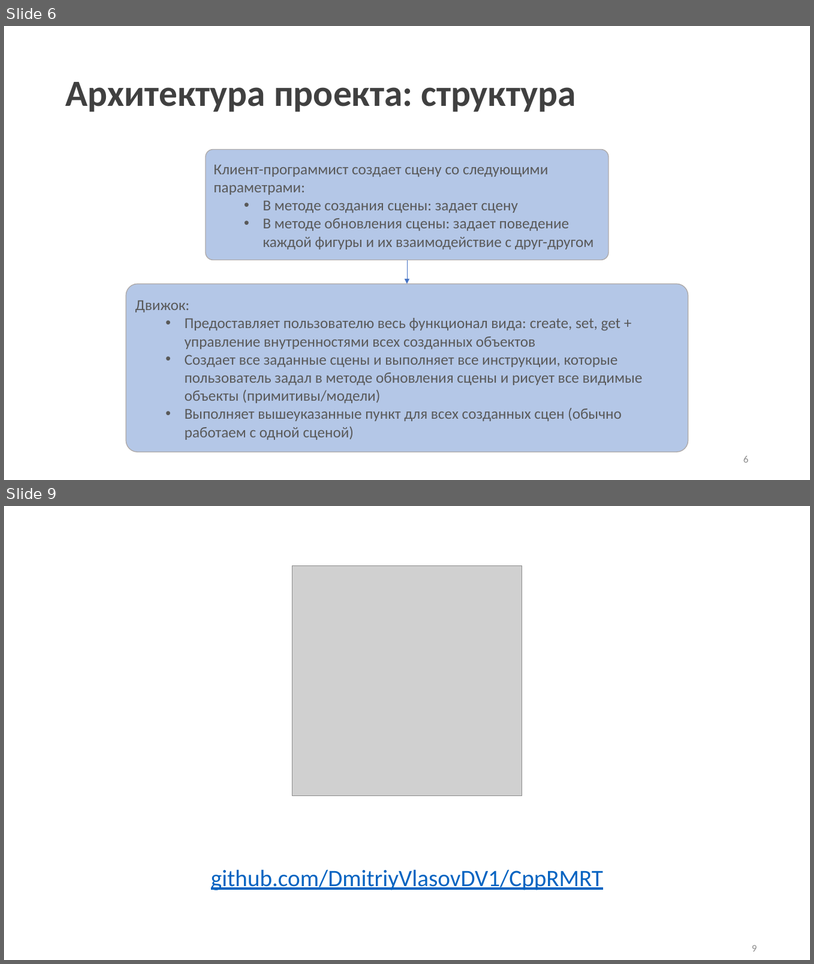
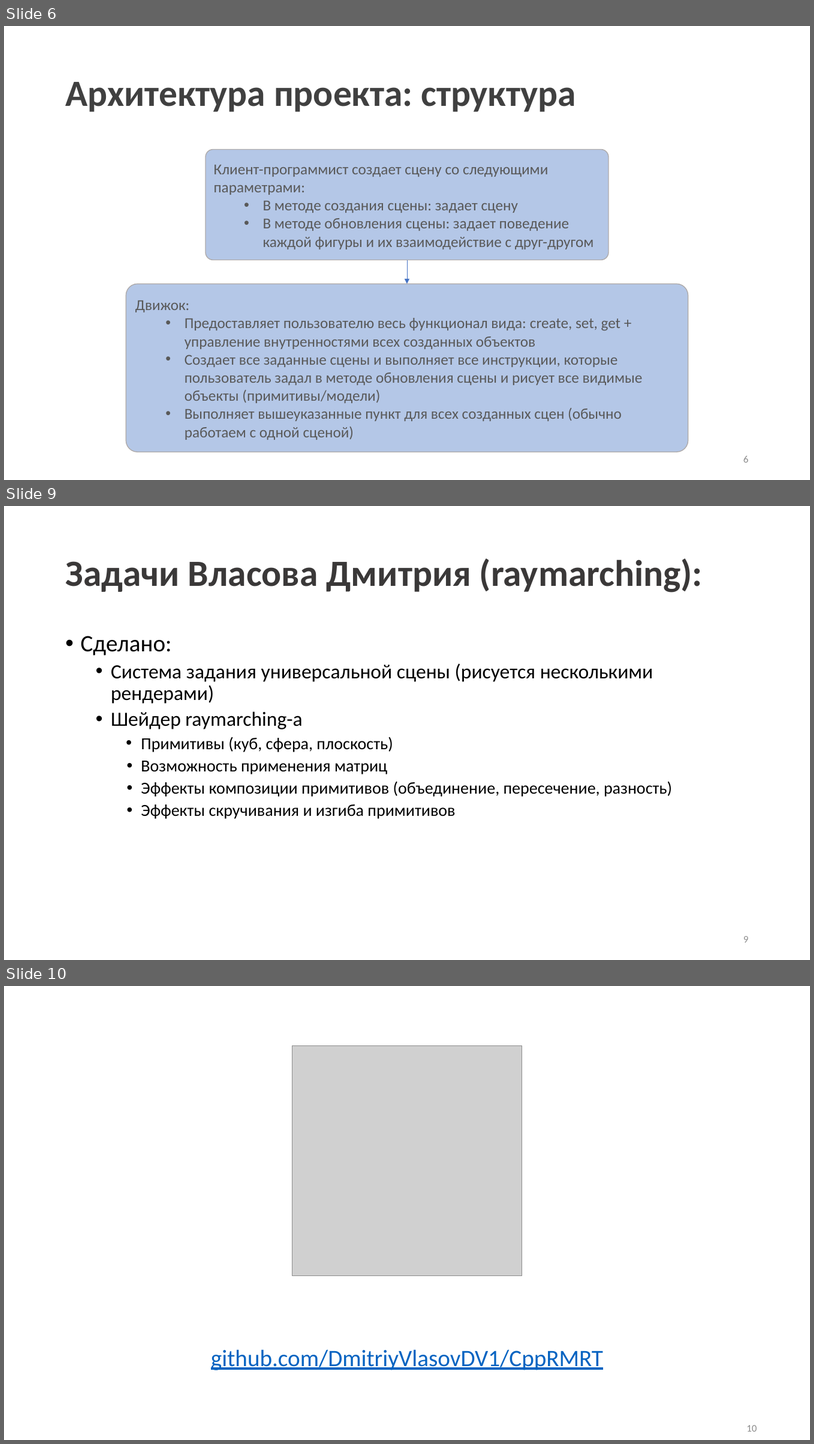
Before and after one commit to DmitriyVlasovDV1/CppRMRT, a slide deck: doc/presentation.pptx. Shown one above the other, each under a label of ours: slides 6 and 9 before the commit, slides 6, 9 and 10 after it; the slides between them are not shown. The pictures are 814x964 and 814x1444 pixels, drawn with LibreOffice and Linux fonts; fonts in the diff are those of the drawing; grey boxes stand for pictures. Boxes give left, top, right and bottom in pixels: in the first picture for what was removed or moved away, otherwise in the second. Text is boxed around its words. In the diff, an @@ line names an element or a change of style, - is before the commit and + after.

Commit message:
fix: presentation

```diff
--- a/doc/presentation.pptx
+++ b/doc/presentation.pptx
@@ slide 9 added at [4, 506, 810, 960], background #FFFFFF @@
@@ title added at [65, 558, 703, 592], 44 pt, text #3A3838, bold @@
+Задачи Власова Дмитрия (raymarching):
@@ text added at [81, 636, 672, 819], 20 pt, text #000000 @@
+• Сделано:
+  • Система задания универсальной сцены (рисуется несколькими рендерами)
+  • Шейдер raymarching-а
+    • Примитивы (куб, сфера, плоскость)
+    • Возможность применения матриц
+    • Эффекты композиции примитивов (объединение, пересечение, разность)
+    • Эффекты скручивания и изгиба примитивов
@@ page number added at [744, 936, 749, 942], 12 pt, text #8C8C8C @@
+9
@@ what was slide 9 is now slide 10 @@
@@ page number at [747, 1425, 757, 1431]: text changed @@
-9
+10
```
Also in this commit, not shown: 2 slides changed.
